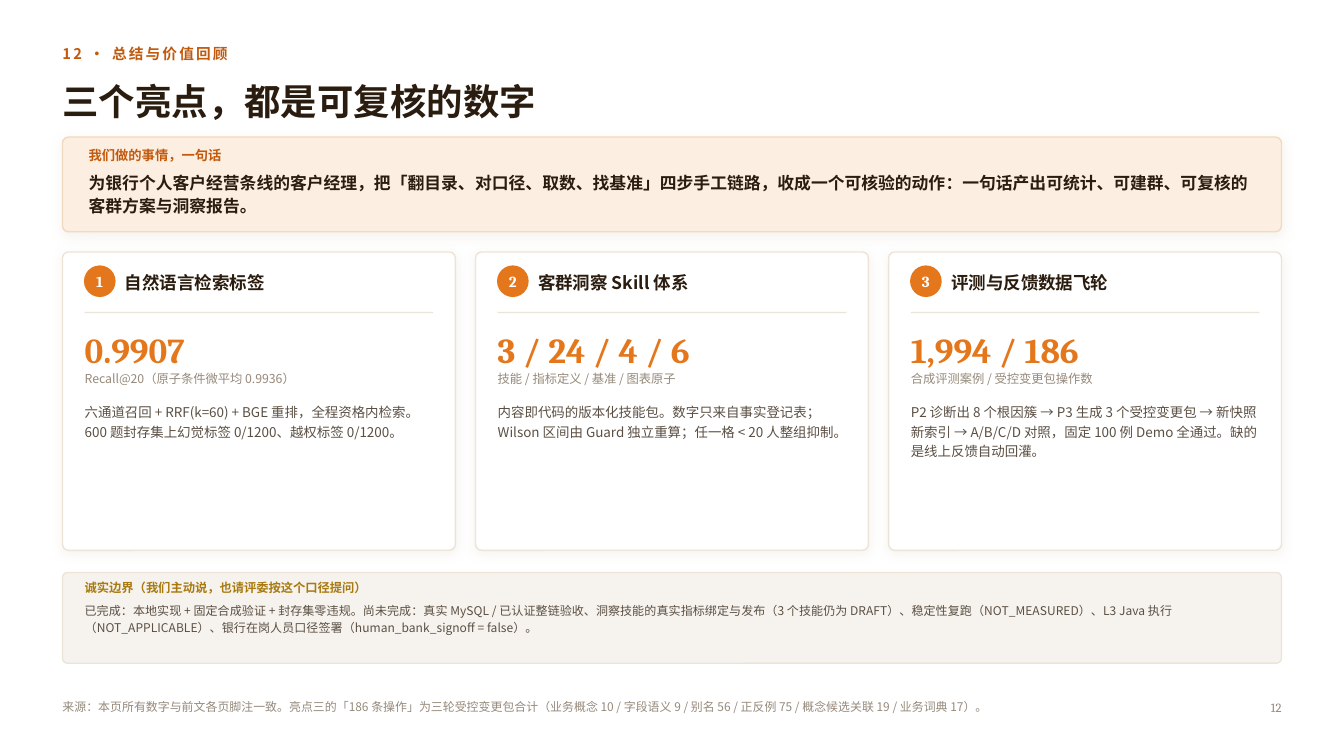
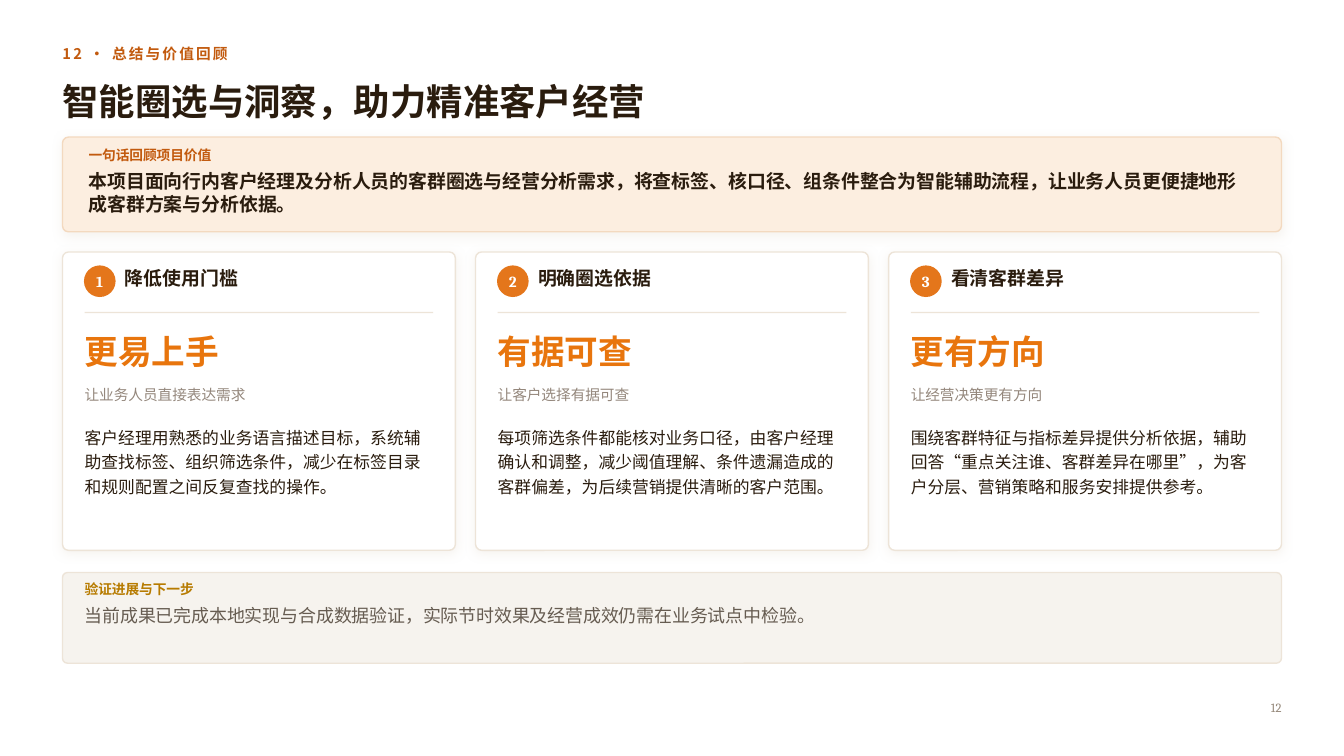
Before and after one commit to WeiZhenshan/tagpilot, a slide deck: slide 12 of docs/交付文档/智能体挑战赛路演PPT（标签智能体）-v2.0.pptx. Drawn at 1344x756 pixels with LibreOffice and Linux fonts; fonts in the diff are those of the drawing. Boxes give left, top, right and bottom in pixels: in the first picture for what was removed or moved away, otherwise in the second. Text is boxed around its words. In the diff, an @@ line names an element or a change of style, - is before the commit and + after.

```diff
--- a/docs/交付文档/智能体挑战赛路演PPT（标签智能体）-v2.0.pptx
+++ b/docs/交付文档/智能体挑战赛路演PPT（标签智能体）-v2.0.pptx
@@ text at (62, 83, 645, 120): text changed @@
-三个亮点，都是可复核的数字
+智能圈选与洞察，助力精准客户经营
@@ text at (89, 148, 212, 162): text changed; size 9.5 to 9.8 pt @@
-我们做的事情，一句话
+一句话回顾项目价值
@@ text at (89, 172, 1237, 213): text changed; size 12 to 13.5 pt @@
-为银行个人客户经营条线的客户经理，把「翻目录、对口径、取数、找基准」四步手工链路，收成一个可核验的动作：一句话产出可统计、可建群、可复核的客群方案与洞察报告。
+本项目面向行内客户经理及分析人员的客群圈选与经营分析需求，将查标签、核口径、组条件整合为智能辅助流程，让业务人员更便捷地形成客群方案与分析依据。
@@ text at (125, 269, 238, 287): text changed; size 12.5 to 13.5 pt @@
-自然语言检索标签
+降低使用门槛
@@ text at (538, 269, 651, 287): text changed; size 12.5 to 13.5 pt @@
-客群洞察 Skill 体系
+明确圈选依据
@@ vertical alignment middle to top in 3 elements at (125, 269, 238, 287), (538, 269, 651, 287), (951, 269, 1064, 287) @@
@@ text at (951, 269, 1064, 287): text changed; size 12.5 to 13.5 pt @@
-评测与反馈数据飞轮
+看清客群差异
@@ text at (85, 335, 219, 367): text changed; size 25 to 24 pt; font Cambria to Noto Sans CJK SC; text colour #E4761B to #E8750D @@
-0.9907
+更易上手
@@ text at (498, 335, 632, 367): text changed; size 25 to 24 pt; font Cambria to Noto Sans CJK SC; text colour #E4761B to #E8750D @@
-3 / 24 / 4 / 6
+有据可查
@@ vertical alignment bottom to top in 3 elements at (85, 335, 219, 367), (498, 335, 632, 367), (911, 335, 1045, 367) @@
@@ text at (911, 335, 1045, 367): text changed; size 25 to 24 pt; font Cambria to Noto Sans CJK SC; text colour #E4761B to #E8750D @@
-1,994 / 186
+更有方向
@@ text at (85, 388, 246, 401): text changed; size 8.8 to 10.5 pt; text colour #96897B to #94877C @@
-Recall@20（原子条件微平均 0.9936）
+让业务人员直接表达需求
@@ text at (498, 387, 630, 401): text changed; size 8.8 to 10.5 pt; text colour #96897B to #94877C @@
-技能 / 指标定义 / 基准 / 图表原子
+让客户选择有据可查
@@ text at (911, 387, 1043, 401): text changed; size 8.8 to 10.5 pt; text colour #96897B to #94877C @@
-合成评测案例 / 受控变更包操作数
+让经营决策更有方向
@@ text at (85, 430, 421, 495): text changed; size 9.6 to 12 pt; text colour #5B4F43 to #2A1C0E @@
-六通道召回 + RRF(k=60) + BGE 重排，全程资格内检索。600 题封存集上幻觉标签 0/1200、越权标签 0/1200。
+客户经理用熟悉的业务语言描述目标，系统辅助查找标签、组织筛选条件，减少在标签目录和规则配置之间反复查找的操作。
@@ text at (498, 430, 834, 495): text changed; size 9.6 to 12 pt; text colour #5B4F43 to #2A1C0E @@
-内容即代码的版本化技能包。数字只来自事实登记表；Wilson 区间由 Guard 独立重算；任一格 < 20 人整组抑制。
+每项筛选条件都能核对业务口径，由客户经理确认和调整，减少阈值理解、条件遗漏造成的客群偏差，为后续营销提供清晰的客户范围。
@@ text at (911, 430, 1247, 495): text changed; size 9.6 to 12 pt; text colour #5B4F43 to #2A1C0E @@
-P2 诊断出 8 个根因簇 → P3 生成 3 个受控变更包 → 新快照新索引 → A/B/C/D 对照，固定 100 例 Demo 全通过。缺的是线上反馈自动回灌。
+围绕客群特征与指标差异提供分析依据，辅助回答“重点关注谁、客群差异在哪里”，为客户分层、营销策略和服务安排提供参考。
@@ text at (85, 582, 194, 596): text changed; size 8.8 to 9.8 pt; text colour #A87A10 to #B77B00 @@
-诚实边界（我们主动说，也请评委按这个口径提问）
+验证进展与下一步
@@ text at (85, 607, 815, 624): text changed; size 8.6 to 12.8 pt; text colour #5B4F43 to #665C51 @@
-已完成：本地实现 + 固定合成验证 + 封存集零违规。尚未完成：真实 MySQL / 已认证整链验收、洞察技能的真实指标绑定与发布（3 个技能仍为 DRAFT）、稳定性复跑（NOT_MEASURED）、L3 Java 执行（NOT_APPLICABLE）、银行在岗人员口径签署（human_bank_signoff = false）。
+当前成果已完成本地实现与合成数据验证，实际节时效果及经营成效仍需在业务试点中检验。
@@ text removed at (62, 701, 987, 712) @@
-来源：本页所有数字与前文各页脚注一致。亮点三的「186 条操作」为三轮受控变更包合计（业务概念 10 / 字段语义 9 / 别名 56 / 正反例 75 / 概念候选关联 19 / 业务词典 17）。
```
Also in this commit, not shown: 4 other slides changed, 1 slide removed, 33 other files.
